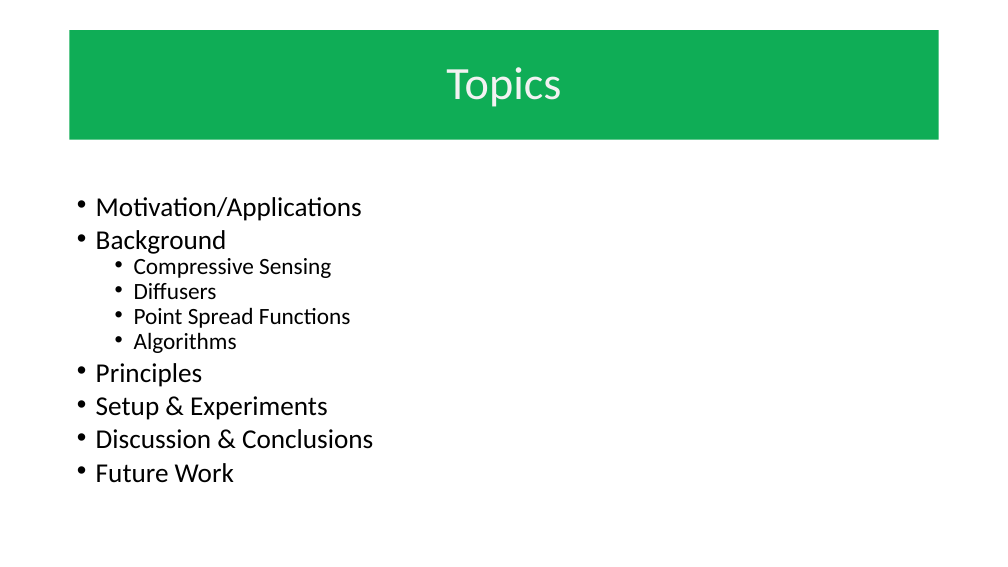
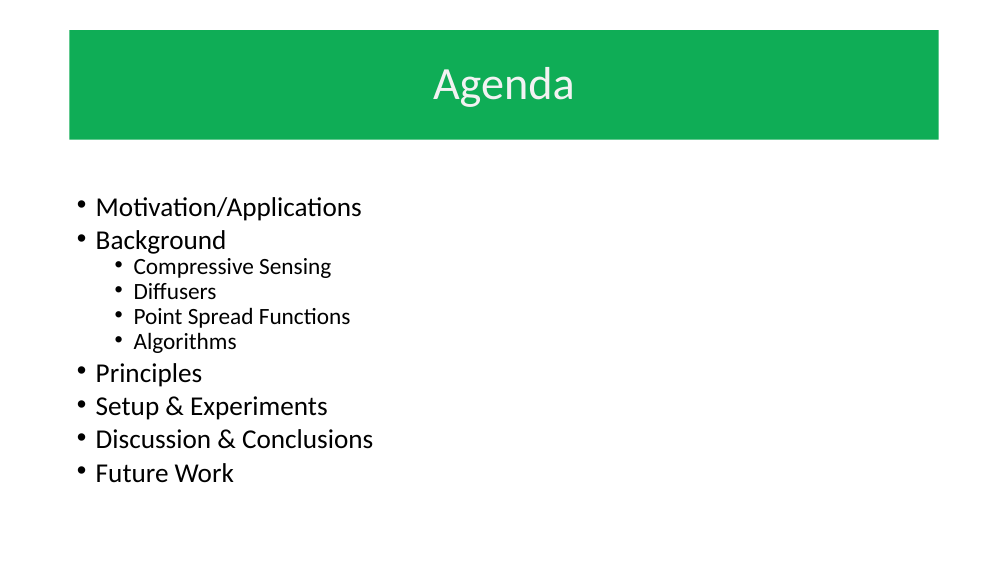
Before and after one commit to mathFPGAseek/und_eecs590_F21, a slide deck: slide 2 of diffuser_cam_20211202_rev1.pptx. Drawn at 1008x567 pixels with LibreOffice and Linux fonts; fonts in the diff are those of the drawing; background and template pictures are left out. Boxes give left, top, right and bottom in pixels: in the first picture for what was removed or moved away, otherwise in the second. Text is boxed around its words. In the diff, an @@ line names an element or a change of style, - is before the commit and + after.

Commit message:
Added another revision of the presentation.

```diff
--- a/diffuser_cam_20211202_rev1.pptx
+++ b/diffuser_cam_20211202_rev1.pptx
@@ title at <box>433,67,575,107</box>: text changed @@
-Topics
+Agenda
```
Also in this commit, not shown: 1 other file.
